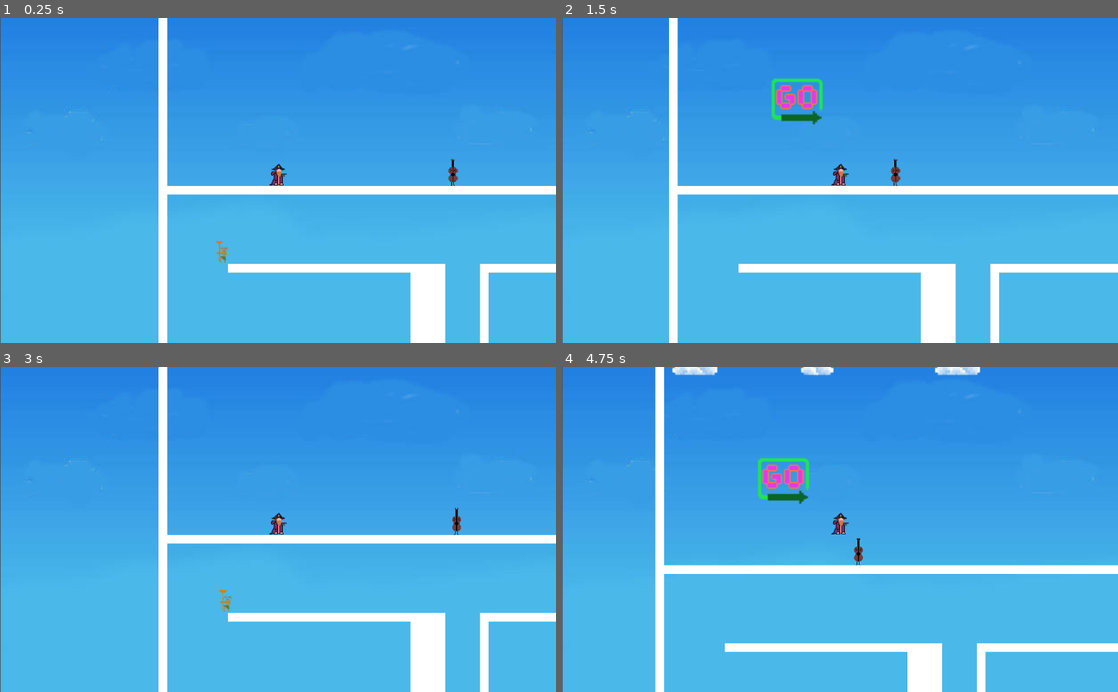
Above: before the commit, frames 1-4 (two rows, left to right).
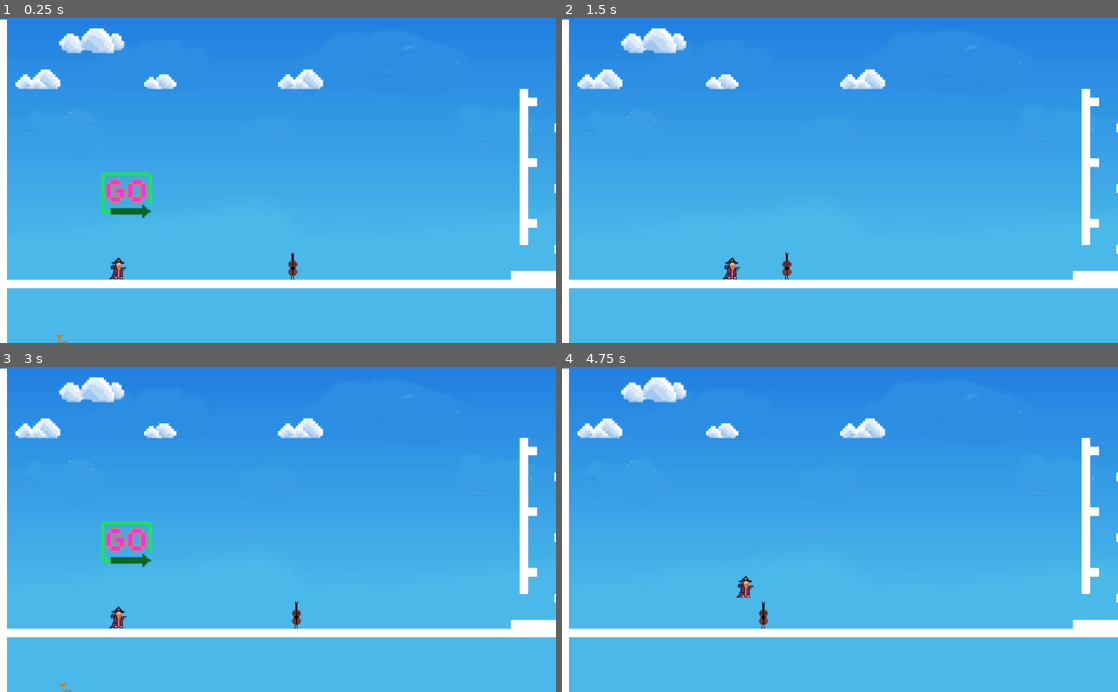
Above: after the commit, the same moments.

Repository: GameJamFGA-UnB/Grupo6
Game: Godot game, scene res://Node2D.tscn
Same seed, same stepped clock (60 frames per second), same inputs: the game is played once before the commit and once after it.
Inputs (mouse positions are in pixels of both pictures, inside the frame that each line leads up to):
- Up to frame 1 (0.25 s): no input
- Up to frame 2 (1.5 s): hold Right (Move_right) from 0.53 s (still down); tap Space (Jump) at 0.77 s
- Up to frame 3 (3 s): tap Space (Jump) at 1.52 s; release Right (Move_right) at 2.03 s; hold Left (Move_left) 2.03-2.75 s; click (283, 448) at 2.75 s
- Up to frame 4 (4.75 s): hold Right (Move_right) from 3.53 s (still down); tap Space (Jump) at 3.77, 4.52 s

The runs differ from the first frame. In frame 1, 14% of the frame differs, in the area x 0-100%, y 0-100%; in frame 2, 15%; in frame 3, 14%; in frame 4, 15%.
Error before the commit: Attempt to call function 'play' in base 'null instance' on a null instance. (res://KinematicBody2D.gd:44)
Error after the commit: Invalid get index 'position' (on base: 'null instance'). (res://CameraController.gd:5)

Commit message:
Fixed boss note sounds

Diff:
--- a/Boss.tscn
+++ b/Boss.tscn
@@ -228,3 +228,4 @@
 [node name="Sound" type="AudioStreamPlayer2D" parent="Projectiles/ProjectileSol"]
 stream = ExtResource( 17 )
 volume_db = -20.0
+pitch_scale = 4.0
--- a/Enemy.gd
+++ b/Enemy.gd
@@ -3,7 +3,6 @@
 # Declare member variables here. Examples:
 export (float) var turnTime = 20.0
 var time = 0
-signal kill
 
 export (bool) var isLeft = true
 export (int) var run_speed = 100
--- a/KinematicBody2D.gd
+++ b/KinematicBody2D.gd
@@ -6,9 +6,6 @@
 
 var velocity = Vector2()
 var jumping = false
-var life = 3
-
-signal hit
 
 func get_input():
 	velocity.x = 0
--- a/Node2D.tscn
+++ b/Node2D.tscn
@@ -68,7 +68,7 @@
 "speed": 2.0
 } ]
 
-[node name="Node2D" type="Node2D"]
+[node name="Node2D2" type="Node2D"]
 
 [node name="TileMap" type="TileMap" parent="."]
 position = Vector2( -1, 0 )
@@ -454,5 +454,4 @@
 position = Vector2( 236, 330 )
 scale = Vector2( 2, 2 )
 frames = SubResource( 12 )
-frame = 1
 playing = true
--- a/Projectile.gd
+++ b/Projectile.gd
@@ -1,8 +1,6 @@
 extends KinematicBody2D
 
 # Declare member variables here. Examples:
-signal kill
-
 var gravity = 10000
 export (float) var speed = 1
 var y = position.y
@@ -10,7 +8,6 @@
 
 func _ready():
 	rng.randomize()
-
 
 # Called every frame. 'delta' is the elapsed time since the previous frame.
 func _process(delta):
Not shown, changed: Assets_to_Test/Sound_Effects/Do_certa.ogg.import
Not shown, changed: Assets_to_Test/Sound_Effects/Re_certa.ogg.import
Not shown, changed: Assets_to_Test/Sound_Effects/Si_certa.mp3.import
Not shown, changed: Assets_to_Test/Sound_Effects/Sol_certa.ogg.import
